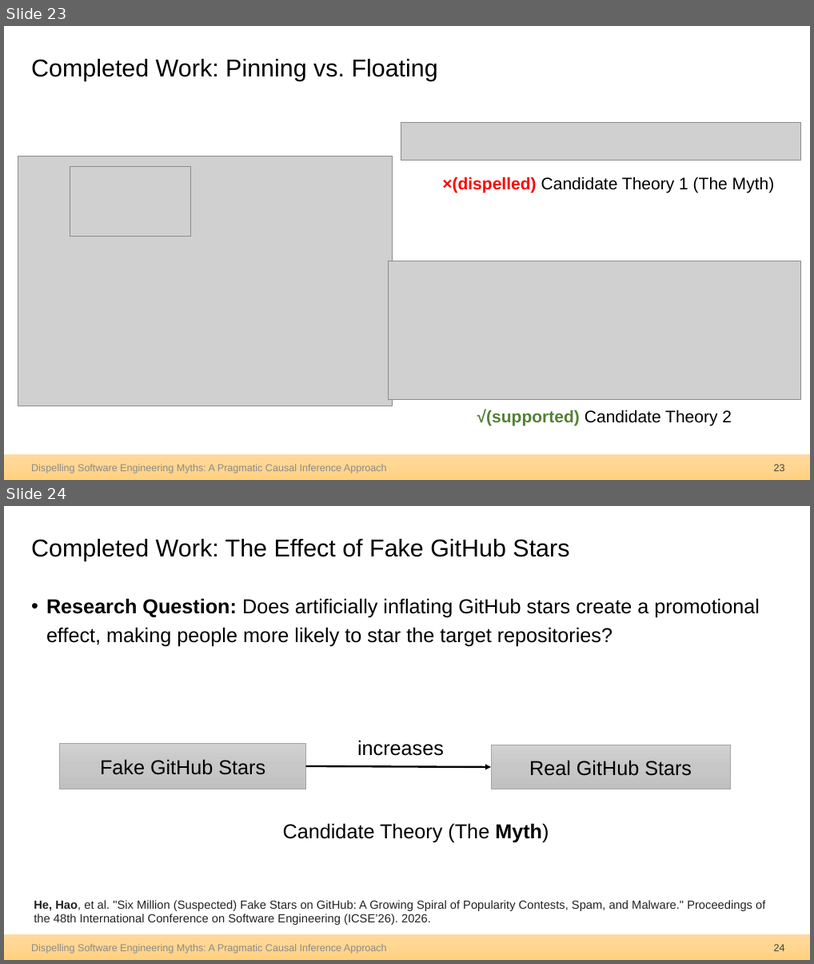
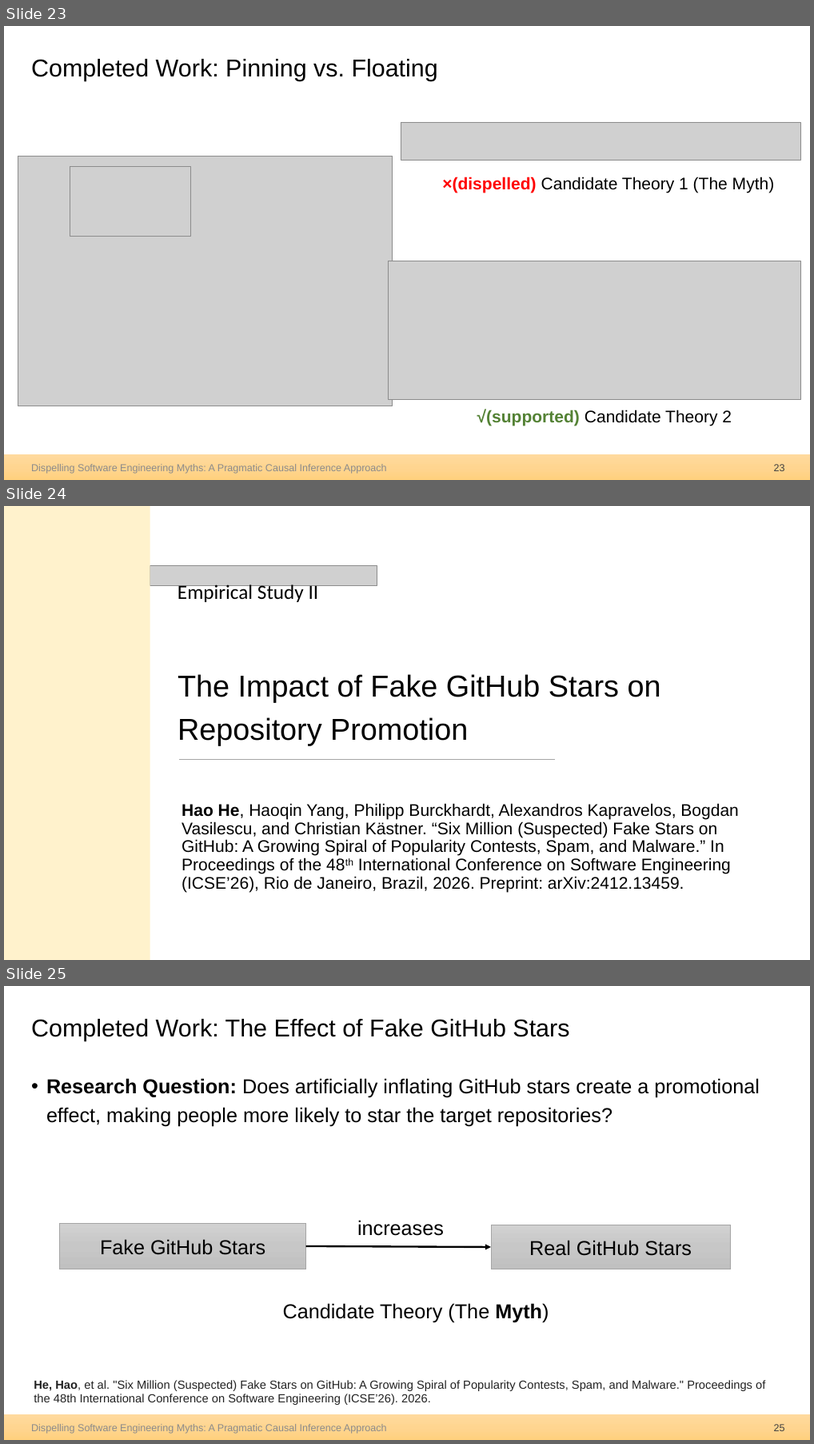
Before and after one commit to hehao98/Thesis, a slide deck: 2026.09.21-Thesis Defense.pptx. Shown one above the other, each under a label of ours: slides 23 and 24 before the commit, slides 23, 24 and 25 after it. The pictures are 814x964 and 814x1444 pixels, drawn with LibreOffice and Linux fonts; fonts in the diff are those of the drawing; grey boxes stand for pictures. Boxes give left, top, right and bottom in pixels: in the first picture for what was removed or moved away, otherwise in the second. Text is boxed around its words. In the diff, an @@ line names an element or a change of style, - is before the commit and + after.

```diff
--- a/2026.09.21-Thesis Defense.pptx
+++ b/2026.09.21-Thesis Defense.pptx
@@ slide 24 added at [4, 506, 810, 960], background #FFFFFF @@
@@ rectangle added at [4, 506, 150, 960], fill #FFF2CC @@
@@ picture added at [150, 565, 378, 586] @@
@@ text added at [178, 582, 319, 602], 24 pt, text #000000 @@
+Empirical Study II
@@ title added at [178, 674, 662, 746], 36 pt, text #000000 @@
+The Impact of Fake GitHub Stars on Repository Promotion
@@ line added from (179, 760) to (556, 760), #A6A6A6 1 pt @@
@@ subtitle added at [182, 803, 738, 892], 20 pt, text #000000 @@
+Hao He, Haoqin Yang, Philipp Burckhardt, Alexandros Kapravelos, Bogdan Vasilescu, and Christian Kästner. “Six Million (Suspected) Fake Stars on GitHub: A Growing Spiral of Popularity Contests, Spam, and Malware.” In Proceedings of the 48th International Conference on Software Engineering (ICSE’26), Rio de Janeiro, Brazil, 2026. Preprint: arXiv:2412.13459.
@@ what was slide 24 is now slide 25 @@
@@ page number at [774, 1424, 786, 1431]: text changed @@
-24
+25
```
Also in this commit, not shown: 10 slides changed, 3 other slides added, 18 slides removed.
